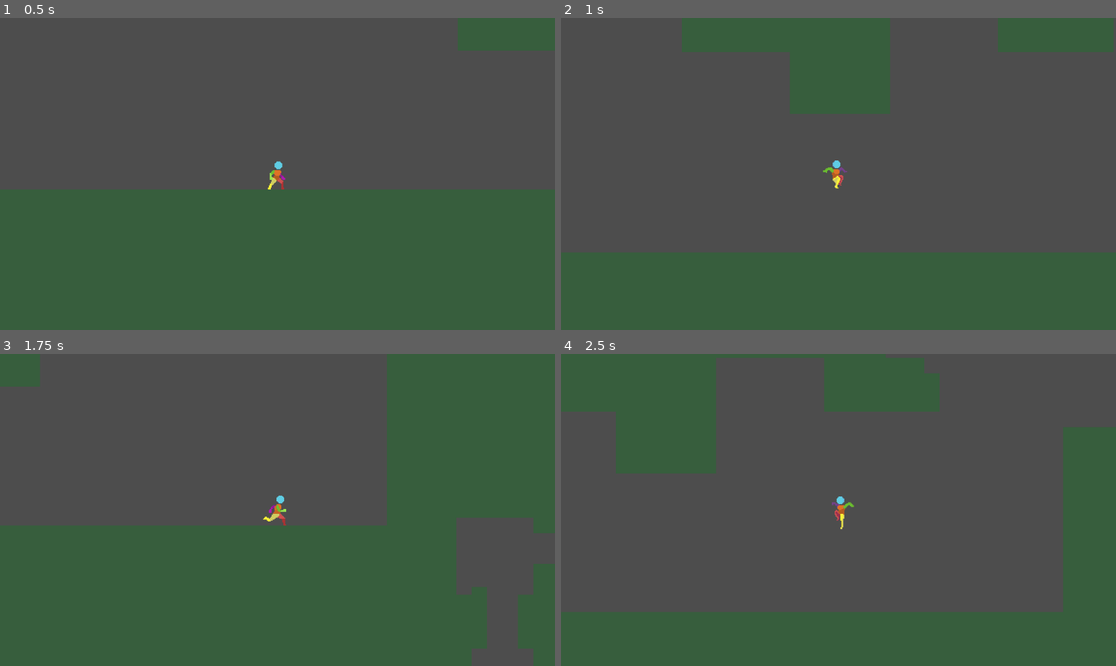
Above: before the commit, frames 1-4 (two rows, left to right).
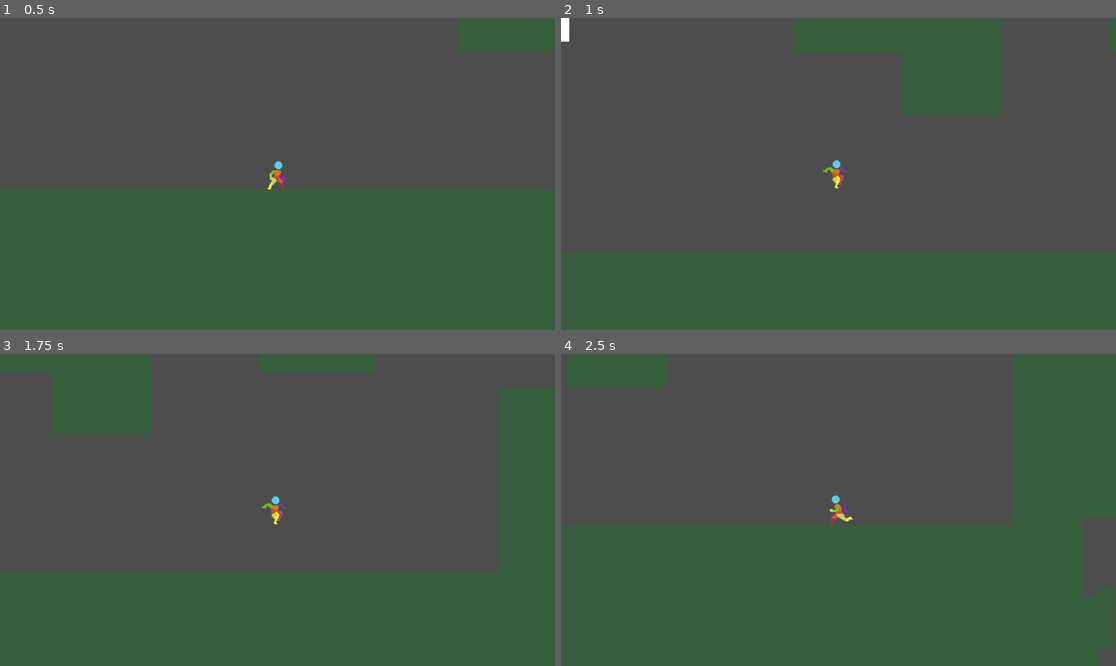
Above: after the commit, the same moments.

Repository: oliver6312/platforming
Game: Godot game, scene res://Scenes/PrototypeLevel.tscn
The game is run twice, just before and just after one commit, with the same random seed, the same clock (stepped at 60 frames per second) and the same inputs.
Inputs (mouse positions are in pixels of both pictures, inside the frame that each line leads up to):
- Up to frame 1 (0.5 s): no input
- Up to frame 2 (1 s): move the mouse to (960, 158) at 0.52 s; hold Right (ui_right) from 0.53 s (still down); tap Space (dash) at 0.6 s; tap Up (jump) at 0.77 s; click (960, 158) at 0.8 s
- Up to frame 3 (1.75 s): keep holding Right (ui_right); tap Up (jump) at 1.07, 1.52, 1.55 s; move the mouse to (166, 525) at 1.27 s; click (166, 525) at 1.35 s
- Up to frame 4 (2.5 s): tap Up (jump) at 1.82 s; move the mouse to (894, 441) at 2.02 s; release Right (ui_right) at 2.03 s; hold Left (ui_left) from 2.03 s (still down); hold Up (jump) from 2.03 s (still down); tap Space (dash) at 2.3 s

Frame 1 is identical in both runs. In frame 2, 0.1% of the frame differs, in the area x 0-2%, y 0-8%; in frame 3, 0.2%; in frame 4, 0.2%, in the area x 48-53%, y 45-57%.

Commit message:
update 1.2.0
added prototype spear sprites
added spear hit boxes
added bounce to spear hit boxes using a new spear bounce group
added the horitontal spear attacks

Diff:
--- a/Scenes/PlayerCharacter.tscn
+++ b/Scenes/PlayerCharacter.tscn
@@ -4,11 +4,26 @@
 [ext_resource type="Texture2D" uid="uid://bnbqq7opff83i" path="res://Sprites/spearanimationattempt-Sheet.png" id="2_2getf"]
 [ext_resource type="Texture2D" uid="uid://1peehsoap52" path="res://Sprites/PlayerAnimationTemplate.png" id="2_5gnj7"]
 [ext_resource type="Texture2D" uid="uid://llk6o5a1euxp" path="res://Sprites/spearattackimage.png" id="2_mdaju"]
+[ext_resource type="Texture2D" uid="uid://bekiiyodiiv2c" path="res://Sprites/attack_air_spear_down.png" id="2_wnmxb"]
+[ext_resource type="Texture2D" uid="uid://uqvranp25ny2" path="res://Sprites/attack_air_spear_up.png" id="3_k5f8r"]
+[ext_resource type="Texture2D" uid="uid://sna4ocjviie7" path="res://Sprites/attack_ground_spear_up.png" id="3_r4x55"]
+
+[sub_resource type="AtlasTexture" id="AtlasTexture_aa6r6"]
+atlas = ExtResource("2_wnmxb")
+region = Rect2(0, 0, 48, 80)
+
+[sub_resource type="AtlasTexture" id="AtlasTexture_v00f3"]
+atlas = ExtResource("3_k5f8r")
+region = Rect2(0, 0, 48, 80)
 
 [sub_resource type="AtlasTexture" id="AtlasTexture_1ks0q"]
 atlas = ExtResource("2_mdaju")
 region = Rect2(0, 0, 80, 48)
 
+[sub_resource type="AtlasTexture" id="AtlasTexture_cm3j5"]
+atlas = ExtResource("3_r4x55")
+region = Rect2(0, 0, 48, 80)
+
 [sub_resource type="AtlasTexture" id="AtlasTexture_ftush"]
 atlas = ExtResource("2_2getf")
 region = Rect2(0, 0, 64, 64)
@@ -433,10 +448,34 @@
 animations = [{
 "frames": [{
 "duration": 1.0,
+"texture": SubResource("AtlasTexture_aa6r6")
+}],
+"loop": false,
+"name": &"attack_air_spear_down",
+"speed": 5.0
+}, {
+"frames": [{
+"duration": 1.0,
+"texture": SubResource("AtlasTexture_v00f3")
+}],
+"loop": false,
+"name": &"attack_air_spear_up",
+"speed": 5.0
+}, {
+"frames": [{
+"duration": 1.0,
 "texture": SubResource("AtlasTexture_1ks0q")
 }],
-"loop": true,
-"name": &"attack_sideways_ground_spear",
+"loop": false,
+"name": &"attack_ground_spear_sideways",
+"speed": 5.0
+}, {
+"frames": [{
+"duration": 1.0,
+"texture": SubResource("AtlasTexture_cm3j5")
+}],
+"loop": false,
+"name": &"attack_ground_spear_up",
 "speed": 5.0
 }, {
 "frames": [{
@@ -843,16 +882,61 @@
 [sub_resource type="RectangleShape2D" id="RectangleShape2D_mdaju"]
 size = Vector2(12, 31)
 
+[sub_resource type="RectangleShape2D" id="RectangleShape2D_r4x55"]
+size = Vector2(24, 4)
+
+[sub_resource type="RectangleShape2D" id="RectangleShape2D_id6tp"]
+size = Vector2(4, 16)
+
 [node name="PlayerCharacter" type="CharacterBody2D" unique_id=1078641646]
 script = ExtResource("1_v7sut")
 
 [node name="AnimatedSprite2D" type="AnimatedSprite2D" parent="." unique_id=657857633]
 sprite_frames = SubResource("SpriteFrames_uvrlg")
-animation = &"attack_sideways_ground_spear"
-
-[node name="CollisionShape2D" type="CollisionShape2D" parent="." unique_id=1987484218]
+animation = &"attack_air_spear_up"
+
+[node name="CollisionBox" type="CollisionShape2D" parent="." unique_id=1987484218]
 position = Vector2(0, 0.5)
 shape = SubResource("RectangleShape2D_mdaju")
 
+[node name="SpearHitbox" type="Area2D" parent="." unique_id=883477958]
+unique_name_in_owner = true
+
+[node name="RightSpear" type="CollisionShape2D" parent="SpearHitbox" unique_id=1832676694]
+unique_name_in_owner = true
+position = Vector2(18, 0)
+shape = SubResource("RectangleShape2D_r4x55")
+debug_color = Color(0.9343123, 0.23511404, 0.27600113, 0.41960785)
+
+[node name="LeftSpear" type="CollisionShape2D" parent="SpearHitbox" unique_id=747029852]
+unique_name_in_owner = true
+position = Vector2(-18, 0)
+shape = SubResource("RectangleShape2D_r4x55")
+debug_color = Color(0.9343123, 0.23511404, 0.27600113, 0.41960785)
+
+[node name="RightUpSpear" type="CollisionShape2D" parent="SpearHitbox" unique_id=881761719]
+unique_name_in_owner = true
+position = Vector2(3, -23.5)
+shape = SubResource("RectangleShape2D_id6tp")
+debug_color = Color(0.93333334, 0.23529412, 0.27450982, 0.41960785)
+
+[node name="LeftUpSpear" type="CollisionShape2D" parent="SpearHitbox" unique_id=1910282003]
+unique_name_in_owner = true
+position = Vector2(-3, -23.5)
+shape = SubResource("RectangleShape2D_id6tp")
+debug_color = Color(0.93333334, 0.23529412, 0.27450982, 0.41960785)
+
+[node name="RightDownSpear" type="CollisionShape2D" parent="SpearHitbox" unique_id=1646368294]
+unique_name_in_owner = true
+position = Vector2(-1, 24)
+shape = SubResource("RectangleShape2D_id6tp")
+debug_color = Color(0.93333334, 0.23529412, 0.27450982, 0.41960785)
+
+[node name="LeftDownSpear" type="CollisionShape2D" parent="SpearHitbox" unique_id=263637968]
+unique_name_in_owner = true
+position = Vector2(1, 24)
+shape = SubResource("RectangleShape2D_id6tp")
+debug_color = Color(0.93333334, 0.23529412, 0.27450982, 0.41960785)
+
 [node name="Camera2D" type="Camera2D" parent="." unique_id=1468216987]
 zoom = Vector2(2, 2)
--- a/Scenes/PrototypeLevel.tscn
+++ b/Scenes/PrototypeLevel.tscn
@@ -116,14 +116,14 @@
 
 [node name="PrototypeLevel" type="Node2D" unique_id=408323406]
 
-[node name="TileMapLayer" type="TileMapLayer" parent="." unique_id=50723501]
+[node name="TileMapLayer" type="TileMapLayer" parent="." unique_id=50723501 groups=["spear_recoil"]]
 tile_map_data = PackedByteArray("AAA+ABMAAAACAAEAAAA+ABIAAAACAAEAAAA+ABEAAAACAAEAAAA+ABAAAAACAAEAAAA+AA8AAAACAAEAAAA+AA …(144896 unchanged characters)…
 tile_set = SubResource("TileSet_hh5uf")
 
 [node name="PlayerCharacter" parent="." unique_id=1078641646 instance=ExtResource("2_jfle5")]
 position = Vector2(13, -64)
 
-[node name="StaticBody2D" type="StaticBody2D" parent="." unique_id=391401146]
+[node name="StaticBody2D" type="StaticBody2D" parent="." unique_id=391401146 groups=["spear_recoil"]]
 position = Vector2(-185, -107)
 physics_material_override = SubResource("PhysicsMaterial_v1qfn")
 
--- a/Scripts/player_character.gd
+++ b/Scripts/player_character.gd
@@ -44,14 +44,45 @@
 var dash_cooldown_timer := 0.0
 var dash_direction := Vector2.ZERO
 
+var locked_action := ""
+var movement_locked := false
+var animation_locked := false
+var direction_locked := false
+
+@onready var spear_hitbox: Area2D = %SpearHitbox
+@onready var right_spear: CollisionShape2D = %RightSpear
+@onready var left_spear: CollisionShape2D = %LeftSpear
+@onready var right_up_spear: CollisionShape2D = %RightUpSpear
+@onready var left_up_spear: CollisionShape2D = %LeftUpSpear
+@onready var right_down_spear: CollisionShape2D = %RightDownSpear
+@onready var left_down_spear: CollisionShape2D = %LeftDownSpear
+
+
+@export var spear_recoil_force := 700.0
+var attack_has_recoiled := false
+
+func _ready() -> void:
+	animated_sprite_2d.animation_finished.connect(_on_animation_finished)
+	spear_hitbox.body_entered.connect(_on_spear_hitbox_body_entered)
+	right_spear.disabled = true
+	left_spear.disabled = true
+	right_up_spear.disabled = true
+	right_down_spear.disabled = true
+	spear_hitbox.monitoring = false
+
 func _physics_process(delta: float) -> void:
 	var input_axis := Input.get_axis("ui_left", "ui_right")
 
-	if input_axis != 0:
+	if input_axis != 0 and not direction_locked:
 		facing = sign(input_axis)
 
+	handle_attack()
 	update_timers(delta)
-	handle_dash(delta, input_axis)
+
+	if not movement_locked:
+		handle_dash(delta, input_axis)
+	else:
+		velocity.x = move_toward(velocity.x, 0.0, friction * delta)
 
 	if dash_timer <= 0.0:
 		handle_horizontal_movement(delta, input_axis)
@@ -59,15 +90,14 @@
 		apply_gravity(delta)
 		handle_wall_slide()
 
-
-
 	move_and_slide()
+
+	if dash_timer > 0.0 and is_on_floor() and dash_direction.y > 0.0:
+		dash_timer = 0.0
+		velocity.x = 0.0
+
+	apply_corner_correction()
 	player_visuals(input_axis)
-	if Input.is_action_just_pressed("left_mouse_click"):
-		animated_sprite_2d.play("attack_spear_ground")
-		print("attack!")
-	apply_corner_correction()
-
 
 func update_timers(delta: float) -> void:
 	if is_on_floor():
@@ -93,6 +123,10 @@
 		dash_cooldown_timer -= delta
 
 func handle_horizontal_movement(delta: float, input_axis: float) -> void:
+	if movement_locked:
+		velocity.x = move_toward(velocity.x, 0.0, friction * delta)
+		return
+
 	var target_speed = run_speed
 
 	var accel := acceleration if is_on_floor() else air_acceleration
@@ -122,7 +156,7 @@
 	jump_buffer_timer = 0.0
 	coyote_timer = 0.0
 	wall_coyote_timer = 0.0
-	animated_sprite_2d.play("jump")
+#	animated_sprite_2d.play("jump")
 
 func apply_gravity(delta: float) -> void:
 	if is_on_floor():
@@ -142,8 +176,6 @@
 	if Input.get_axis("ui_left", "ui_right"):
 		if is_on_wall() and not is_on_floor() and velocity.y > wall_slide_speed:
 			velocity.y = wall_slide_speed
-
-
 
 func is_wall_sliding() -> bool:
 	return is_on_wall() and not is_on_floor() and velocity.y > 0
@@ -171,7 +203,6 @@
 		velocity = dash_direction * dash_speed
 		print("dash")
 
-
 func apply_corner_correction() -> void:
 	if velocity.y >= 0:
 		return
@@ -188,24 +219,73 @@
 			global_position.x += offset.x
 			return
 
-func player_visuals(input_axis) -> void:
-
-	if input_axis < 0:
-		animated_sprite_2d.flip_h = true
-	elif input_axis > 0:
-		animated_sprite_2d.flip_h = false
-
-
-	if input_axis != 0 and is_on_floor() == true:
+func player_visuals(input_axis: float) -> void:
+	if not direction_locked:
+		if input_axis < 0:
+			animated_sprite_2d.flip_h = true
+			right_spear.disabled = true
+			left_spear.disabled = false
+		elif input_axis > 0:
+			animated_sprite_2d.flip_h = false
+			right_spear.disabled = false
+			left_spear.disabled = true
+
+	if animation_locked:
+		return
+
+	if input_axis != 0 and is_on_floor():
 		animated_sprite_2d.play("run")
-
-	if is_on_wall() == true and is_on_floor() == false:
+	elif is_on_wall() and not is_on_floor():
 		animated_sprite_2d.play("wall_one_frame")
-
-	if is_on_wall() == false and is_on_floor() == false and velocity.y < 0:
+	elif not is_on_wall() and not is_on_floor() and velocity.y < 0:
 		animated_sprite_2d.play("jump_up")
-	if is_on_wall() == false and is_on_floor() == false and velocity.y > 0:
+	elif not is_on_wall() and not is_on_floor() and velocity.y > 0:
 		animated_sprite_2d.play("jump_down")
-
-	if input_axis == 0 and is_on_floor() == true:
+	elif input_axis == 0 and is_on_floor():
 		animated_sprite_2d.play("idle")
+
+func handle_attack() -> void:
+	if Input.is_action_just_pressed("attack") and locked_action == "":
+		locked_action = "attack"
+		movement_locked = true
+		animation_locked = true
+		direction_locked = true
+		attack_has_recoiled = false
+		spear_hitbox.monitoring = true
+
+		if Input.is_action_just_pressed("ui_up") :
+			animated_sprite_2d.play("attack_air_spear_up")
+			right_up_spear.disabled = false
+			print("attack up")
+		else:
+			velocity.x = 0.0
+			animated_sprite_2d.play("attack_ground_spear_sideways")
+
+
+func _on_spear_hitbox_body_entered(body: Node2D) -> void:
+	if locked_action != "attack":
+		return
+
+	if attack_has_recoiled:
+		return
+
+	if body.is_in_group("spear_recoil"):
+		attack_has_recoiled = true
+		print("hit the object")
+
+		var recoil_direction := -facing
+		velocity.x = recoil_direction * spear_recoil_force
+
+func _on_animation_finished() -> void:
+	if locked_action == "attack":
+		locked_action = ""
+		movement_locked = false
+		animation_locked = false
+		direction_locked = false
+
+		spear_hitbox.monitoring = false
+		right_spear.disabled = true
+		left_spear.disabled = true
+		right_up_spear.disabled = true
+		right_down_spear.disabled = true
+		spear_hitbox.monitoring = false
--- a/project.godot
+++ b/project.godot
@@ -14,6 +14,10 @@
 run/main_scene="uid://cgvqnpejgtacw"
 config/features=PackedStringArray("4.6", "Forward Plus")
 config/icon="res://icon.svg"
+
+[global_group]
+
+spear_recoil=""
 
 [input]
 
@@ -37,7 +41,7 @@
 "deadzone": 0.2,
 "events": [Object(InputEventKey,"resource_local_to_scene":false,"resource_name":"","device":-1,"window_id":0,"alt_press …(195 unchanged characters)…
 , Object(InputEventKey,"resource_local_to_scene":false,"resource_name":"","device":-1,"window_id":0,"alt_pressed":false …(183 unchanged characters)…
-, Object(InputEventJoypadButton,"resource_local_to_scene":false,"resource_name":"","device":-1,"button_index":1,"pressure":0.0,"pressed":true,"script":null)
+, Object(InputEventJoypadButton,"resource_local_to_scene":false,"resource_name":"","device":-1,"button_index":0,"pressure":0.0,"pressed":true,"script":null)
 ]
 }
 dash={
@@ -52,6 +56,11 @@
 , Object(InputEventJoypadButton,"resource_local_to_scene":false,"resource_name":"","device":-1,"button_index":0,"pressure":0.0,"pressed":true,"script":null)
 ]
 }
+attack={
+"deadzone": 0.2,
+"events": [Object(InputEventJoypadButton,"resource_local_to_scene":false,"resource_name":"","device":-1,"button_index":2,"pressure":0.0,"pressed":true,"script":null)
+]
+}
 
 [physics]
 
Binary file added: Sprites/attack_air_spear_down.png
Not shown, added: Sprites/attack_air_spear_down.png.import
Binary file added: Sprites/attack_air_spear_up.png
Not shown, added: Sprites/attack_air_spear_up.png.import
Binary file added: Sprites/attack_ground_spear_up.png
Not shown, added: Sprites/attack_ground_spear_up.png.import
